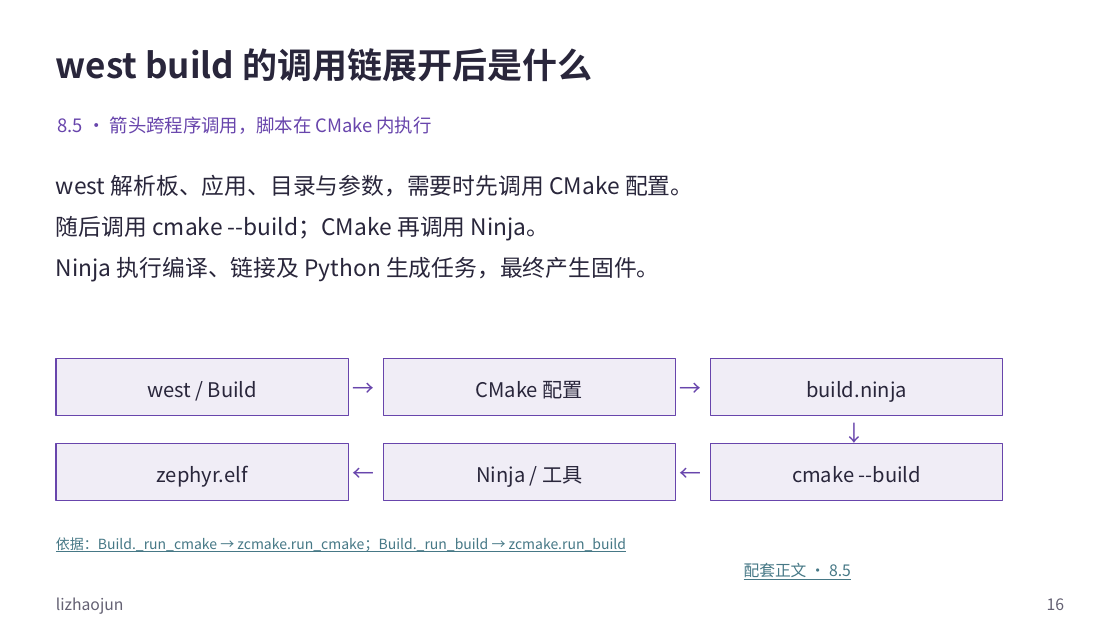
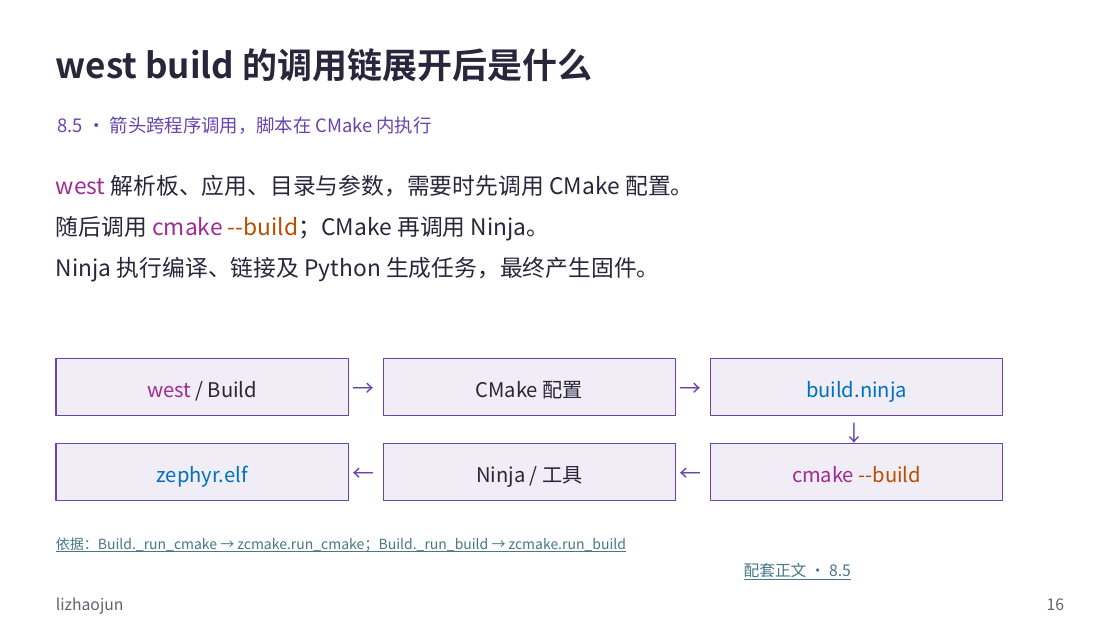
Before and after one commit to FormingSystem/zephyr_hc32f4a0, a slide deck: slide 16 of learning/P01_zephyr_make_project/slides/P008_west零基础与Zephyr构建_Windows.pptx. Drawn at 1120x630 pixels with LibreOffice and Linux fonts; fonts in the diff are those of the drawing. Boxes give left, top, right and bottom in pixels: in the first picture for what was removed or moved away, otherwise in the second. Text is boxed around its words. In the diff, an @@ line names an element or a change of style, - is before the commit and + after.

Commit message:
content(learning/west): 统一west命令和扩展声明的代码样式
- 区分终端命令、清单字段与扩展实现路径，补阅读图例，保持 west 与 CMake 搭配操作的完整命令。
- 正式 PPT 与可重建原生源同步，保留封面、媒体、批注和非正文页脚署名。

```diff
--- a/learning/P01_zephyr_make_project/slides/P008_west零基础与Zephyr构建_Windows.pptx
+++ b/learning/P01_zephyr_make_project/slides/P008_west零基础与Zephyr构建_Windows.pptx
@@ text at [56, 175, 693, 241]: text colour #29263B to #A02B93 in "west", "cmake"; text colour #29263B to #B84E00 in "--build；CMake" @@
@@ rectangle "west / Build" at [56, 359, 349, 416]: text colour #29263B to #A02B93 in "west" @@
@@ rectangle "build.ninja" at [711, 359, 1003, 416]: text colour #29263B to #0070C0 @@
@@ rectangle "zephyr.elf" at [56, 444, 349, 501]: text colour #29263B to #0070C0 @@
@@ rectangle "cmake --build" at [711, 444, 1003, 501]: text colour #29263B to #A02B93 in "cmake"; text colour #29263B to #B84E00 in "--build" @@
```
Also in this commit, not shown: 23 other slides changed, 24 other files.
